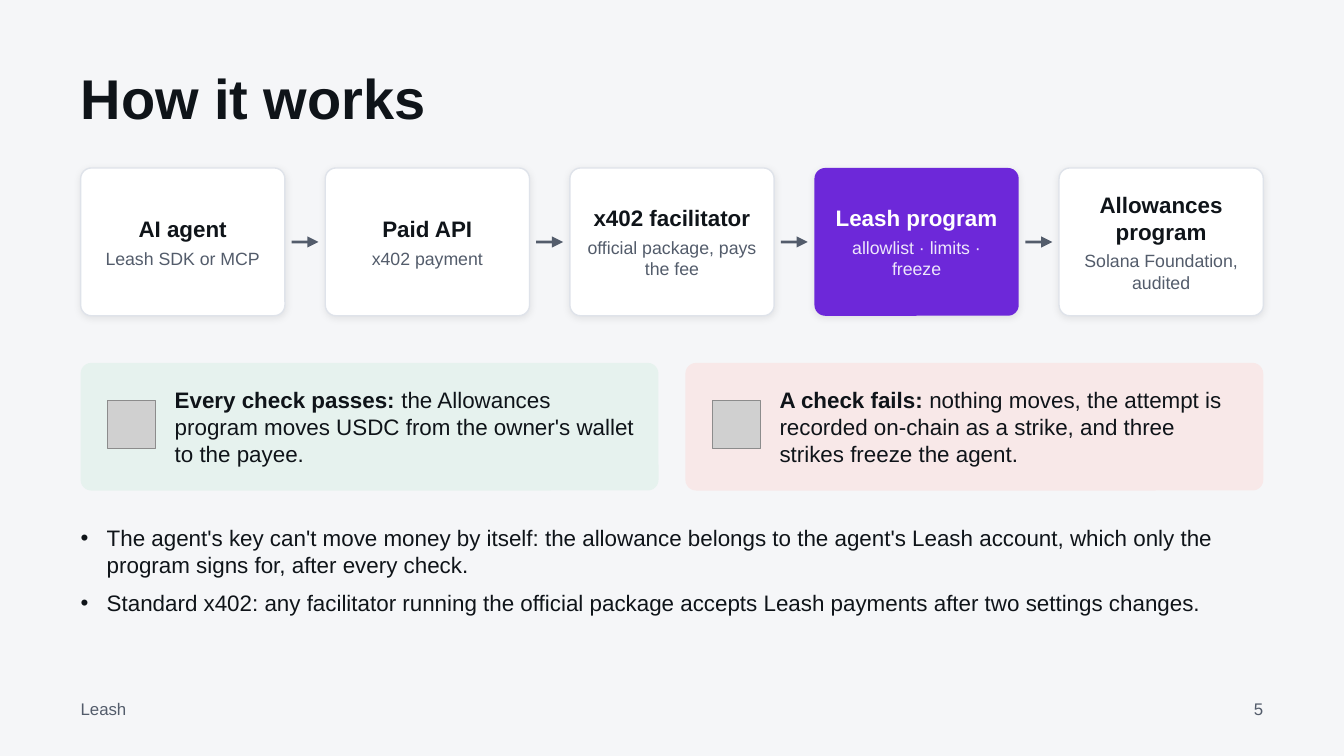
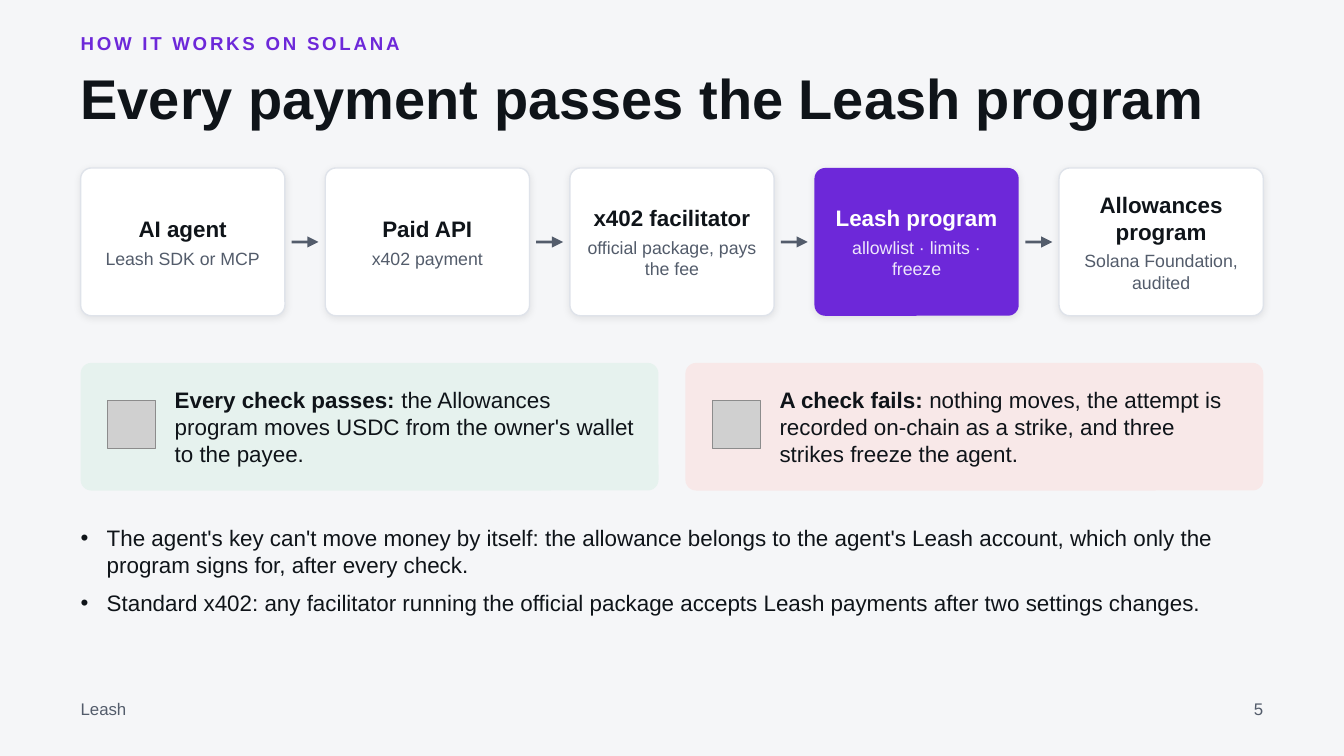
Before and after one commit to parthdeshmukh488-ops/hub, a slide deck: slide 5 of docs/pitch/leash-deck.pptx. Drawn at 1344x756 pixels with LibreOffice and Linux fonts; fonts in the diff are those of the drawing; grey boxes stand for pictures. Boxes give left, top, right and bottom in pixels: in the first picture for what was removed or moved away, otherwise in the second. Text is boxed around its words. In the diff, an @@ line names an element or a change of style, - is before the commit and + after.

```diff
--- a/docs/pitch/leash-deck.pptx
+++ b/docs/pitch/leash-deck.pptx
@@ text at (81, 37, 400, 50): text changed; size 30 to 10 pt; text colour #0F1419 to #6D28D9 @@
-How it works
+HOW IT WORKS ON SOLANA
@@ text "HOW IT WORKS ON SOLANA" at (81, 37, 400, 50): vertical alignment middle to top @@
@@ text added at (81, 78, 1203, 128), 30 pt, text #0F1419, bold @@
+Every payment passes the Leash program
```
Also in this commit, not shown: 10 other slides changed, 4 other files.
